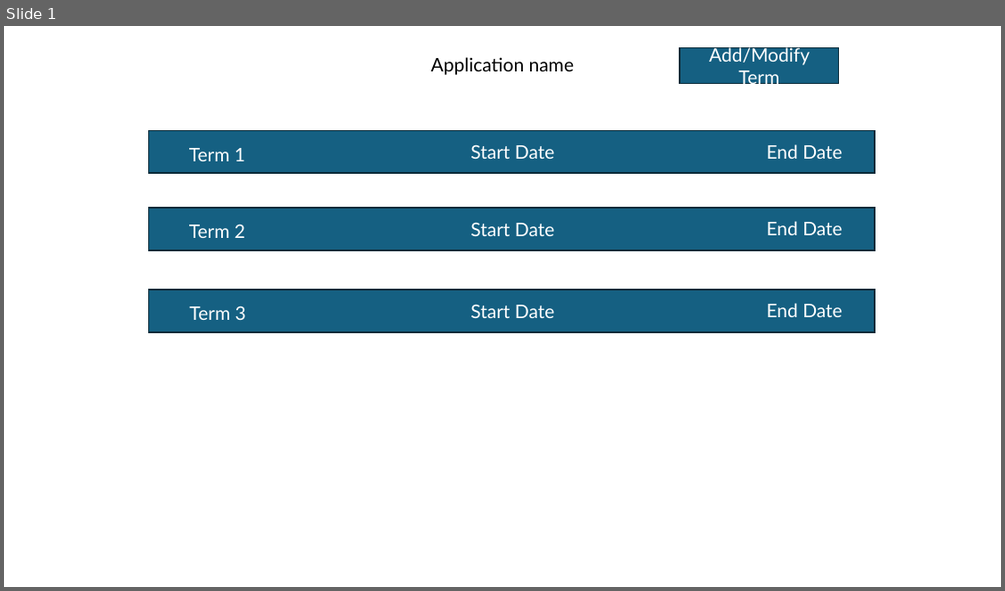
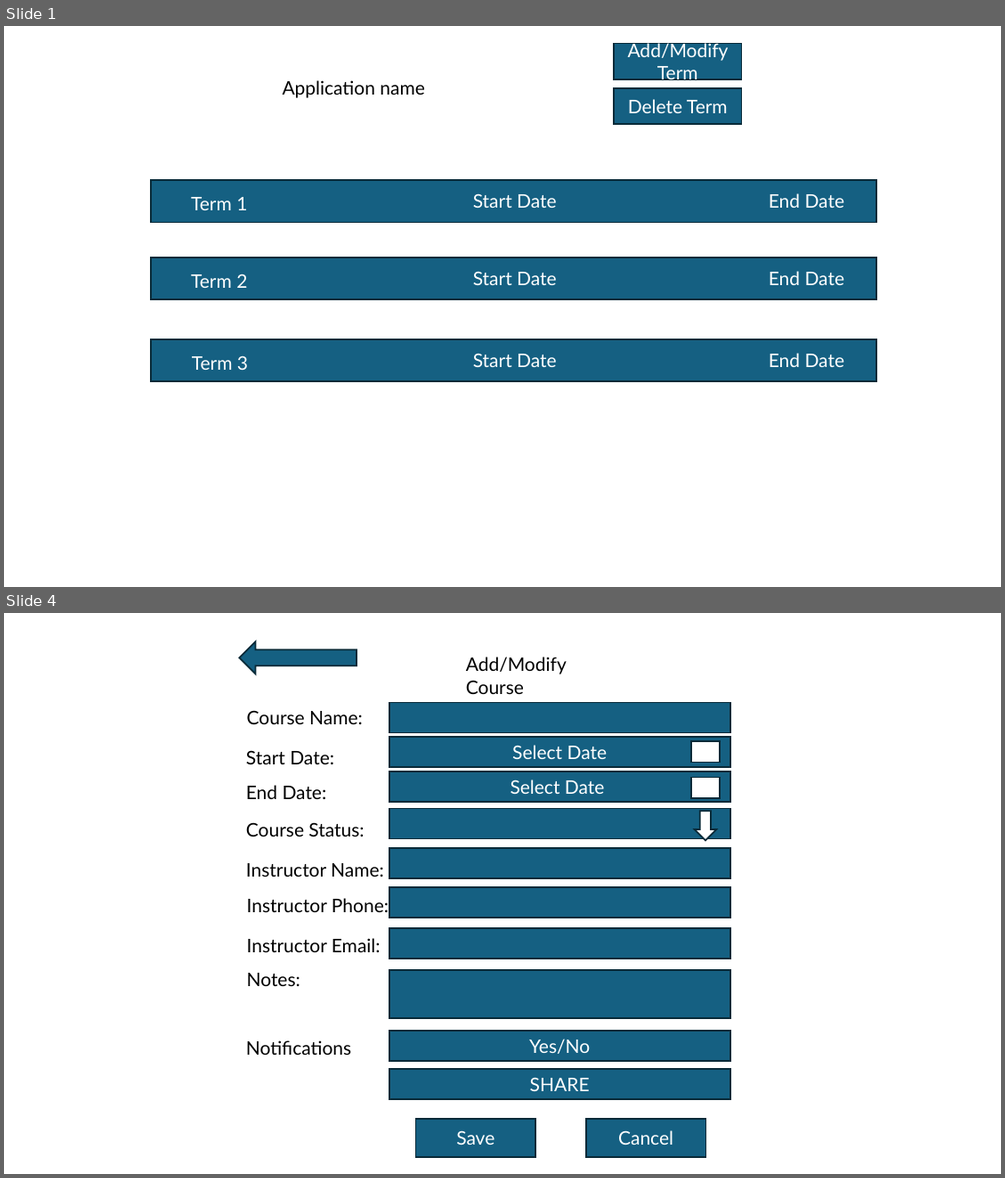
Before and after one commit to rpotesmangra11/C971-Mobile-App-Development, a slide deck: b1.pptx. Shown one above the other, each under a label of ours: slide 1 before the commit, slides 1 and 4 after it; the slides between them are not shown. The pictures are 1005x591 and 1005x1178 pixels, drawn with LibreOffice and Linux fonts; fonts in the diff are those of the drawing. Boxes give left, top, right and bottom in pixels: in the first picture for what was removed or moved away, otherwise in the second. Text is boxed around its words. In the diff, an @@ line names an element or a change of style, - is before the commit and + after.

Commit message:
updated B1 modify/delete term

```diff
--- a/b1.pptx
+++ b/b1.pptx
@@ slide 4 added at [4,613,1001,1174], background #FFFFFF @@
@@ right arrow added at [240,641,357,674], fill #156082, outline #092A39 1.5 pt @@
@@ text added at [466,657,566,694], 18 pt, text #000000 @@
+Add/Modify Course
@@ text added at [247,710,363,724], 18 pt, text #000000 @@
+Course Name:
@@ rectangle added at [390,703,731,732], fill #156082, outline #092A39 1.5 pt @@
@@ rectangle added at [389,737,730,767], fill #156082, outline #092A39 1.5 pt, 18 pt, text #FFFFFF @@
+Select Date
@@ rectangle added at [691,742,720,763], fill #FFFFFF, outline #092A39 1.5 pt @@
@@ text added at [246,750,334,764], 18 pt, text #000000 @@
+Start Date:
@@ rectangle added at [389,771,730,802], fill #156082, outline #092A39 1.5 pt, 18 pt, text #FFFFFF @@
+Select Date
@@ text added at [246,785,327,799], 18 pt, text #000000 @@
+End Date:
@@ rectangle added at [691,778,720,798], fill #FFFFFF, outline #092A39 1.5 pt @@
@@ text added at [246,822,364,836], 18 pt, text #000000 @@
+Course Status:
@@ rectangle added at [389,808,730,838], fill #156082, outline #092A39 1.5 pt @@
@@ down arrow added at [695,811,716,840], fill #FFFFFF, outline #092A39 1.5 pt @@
@@ rectangle added at [389,848,730,877], fill #156082, outline #092A39 1.5 pt @@
@@ text added at [246,863,384,876], 18 pt, text #000000 @@
+Instructor Name:
@@ text added at [247,898,388,912], 18 pt, text #000000 @@
+Instructor Phone:
@@ rectangle added at [389,887,730,917], fill #156082, outline #092A39 1.5 pt @@
@@ rectangle added at [389,928,730,957], fill #156082, outline #092A39 1.5 pt @@
@@ text added at [247,938,380,952], 18 pt, text #000000 @@
+Instructor Email:
@@ text added at [247,973,300,986], 18 pt, text #000000 @@
+Notes:
@@ rectangle added at [389,970,730,1018], fill #156082, outline #092A39 1.5 pt @@
@@ rectangle added at [389,1030,730,1060], fill #156082, outline #092A39 1.5 pt, 18 pt, text #FFFFFF @@
+Yes/No
@@ text added at [246,1040,351,1054], 18 pt, text #000000 @@
+Notifications
@@ rectangle added at [389,1070,730,1099], fill #156082, outline #092A39 1.5 pt, 18 pt, text #FFFFFF @@
+SHARE
@@ rectangle added at [416,1119,535,1157], fill #156082, outline #092A39 1.5 pt, 18 pt, text #FFFFFF @@
+Save
@@ rectangle added at [586,1119,705,1157], fill #156082, outline #092A39 1.5 pt, 18 pt, text #FFFFFF @@
+Cancel
@@ slide 1 changed as well @@
@@ rectangle "Add/Modify Term": place and size @@
-rectangle "Add/Modify Term" at [680,47,839,84]
+rectangle "Add/Modify Term" at [615,43,742,79]
@@ text "Application name": place and size @@
-text "Application name" at [431,57,574,75]
+text "Application name" at [283,80,424,98]
@@ rectangle added at [615,88,742,123], fill #156082, outline #092A39 1.5 pt, 18 pt, text #FFFFFF @@
+Delete Term
@@ 3 rectangles: place and size @@
-3 rectangles at [148,131,874,332]
+3 rectangles at [151,180,877,382]
@@ 9 texts: place and size @@
-9 texts at [189,144,842,320]
+9 texts at [191,193,845,370]
```
Also in this commit, not shown: 6 other slides added.
